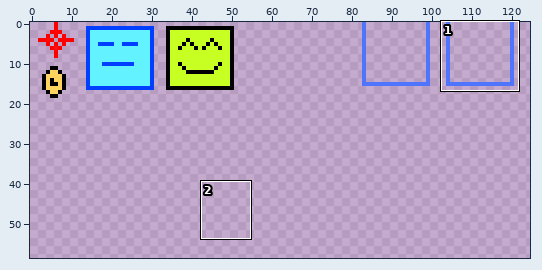
Sprite sheet: Assets/Resources/sprites.png. The first picture is a wide view before the edit; the outline marks the close-up.
Close-up. Before the edit:
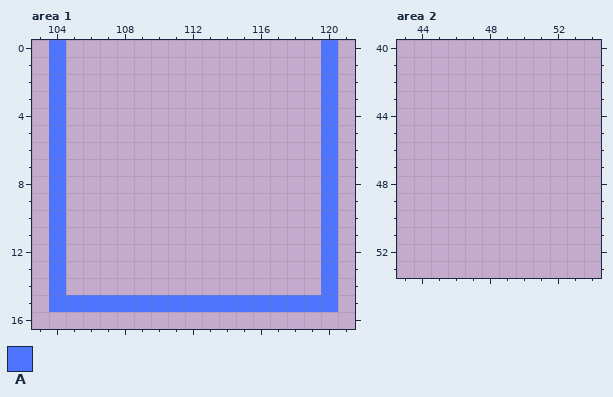
The file is 128x128 pixels. Pixels under 10% opacity are left out. Colours within 5 levels of each other are drawn and written as one. Shown: area 1: x 103..121, y 0..16; area 2: x 43..54, y 40..53. The wide view leaves out empty margins. The commit also changed other parts of the picture, which this record leaves out.
Palette (. is transparent): A #4f75ff
Pixels before, area 1, first column x 104:
 0 A...............A
 1 A...............A
 2 A...............A
 3 A...............A
 4 A...............A
 5 A...............A
 6 A...............A
 7 A...............A
 8 A...............A
 9 A...............A
10 A...............A
11 A...............A
12 A...............A
13 A...............A
14 A...............A
15 AAAAAAAAAAAAAAAAA
Now the later version:
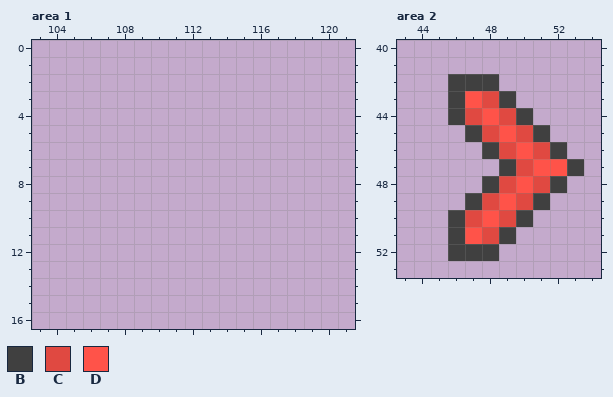
Colours new in this view: B #404040  C #e04941  D #ff5349
Difference:
Changed rows in their new state; - is an unchanged pixel.
Area 1:
first column x 104:
 0 .---------------.
 1 .---------------.
 2 .---------------.
 3 .---------------.
 4 .---------------.
 5 .---------------.
 6 .---------------.
 7 .---------------.
 8 .---------------.
 9 .---------------.
10 .---------------.
11 .---------------.
12 .---------------.
13 .---------------.
14 .---------------.
15 .................
Area 2:
first column x 46:
42 BBB-----
43 BDCB----
44 BCDCB---
45 -BCDCB--
46 --BCDCB-
47 ---BCDDB
48 --BCDCB-
49 -BCDCB--
50 BCDCB---
51 BDCB----
52 BBB-----
Changed places in both close-ups, as pixel boxes (x1, y1, x2, y2):
erased: (49, 40, 338, 312)
added: (448, 74, 584, 261)
